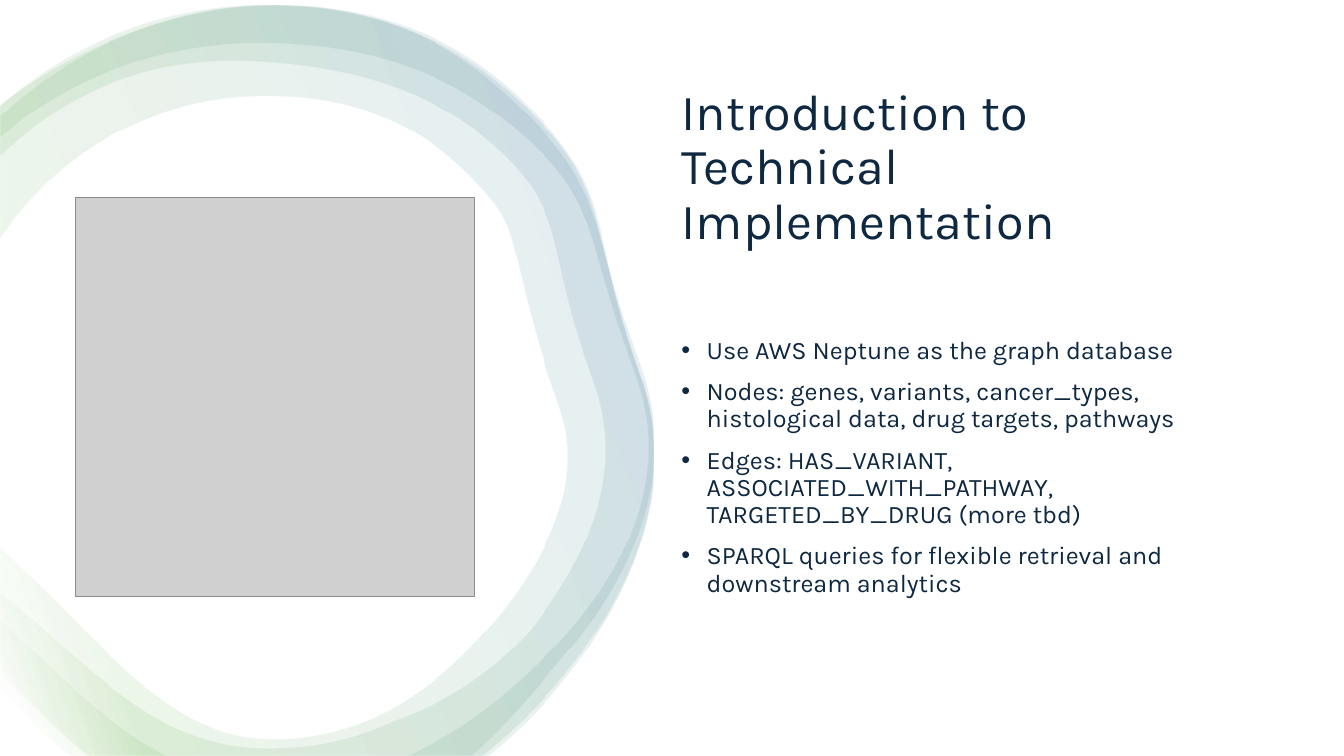
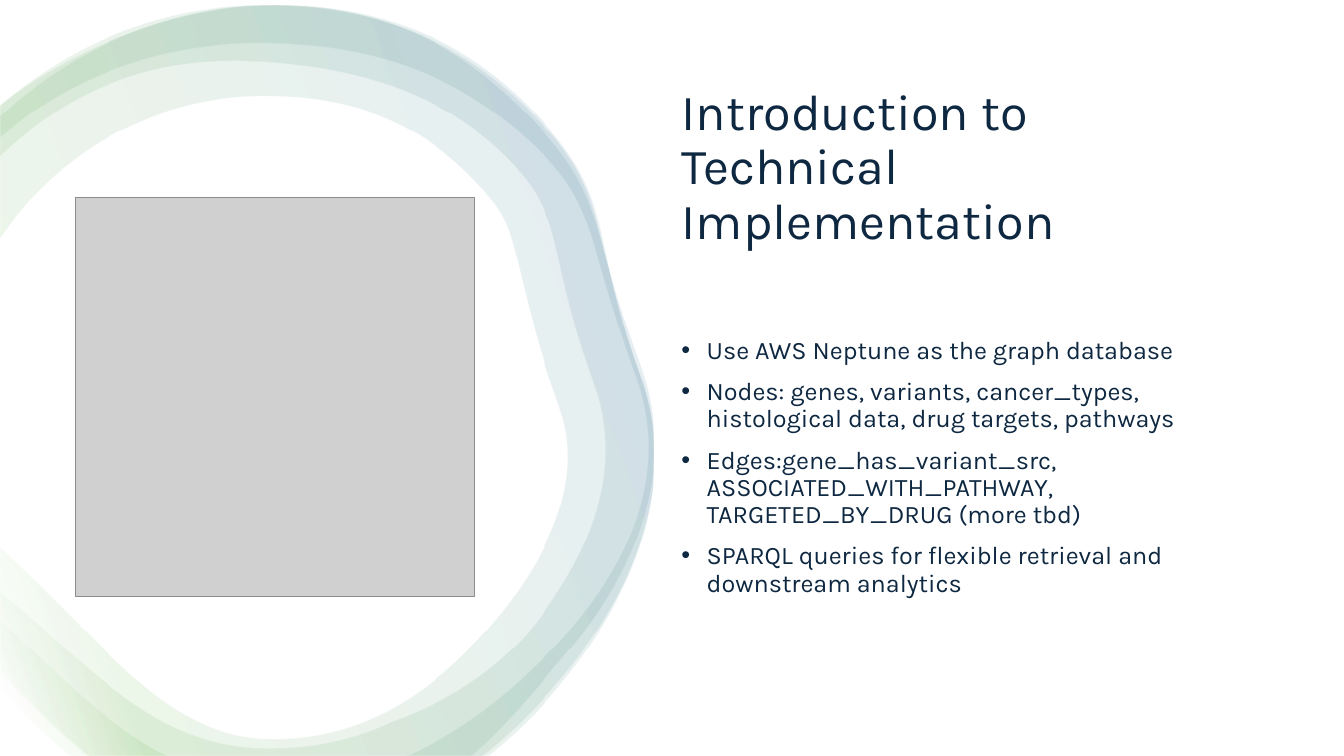
Before and after one commit to collaborativebioinformatics/GeNETwork, a slide deck: slide 3 of Presentation/FinalPresentation_Template.pptx. Drawn at 1344x756 pixels with LibreOffice and Linux fonts; fonts in the diff are those of the drawing; grey boxes stand for pictures. Boxes give left, top, right and bottom in pixels: in the first picture for what was removed or moved away, otherwise in the second. Text is boxed around its words. In the diff, an @@ line names an element or a change of style, - is before the commit and + after.

Commit message:
Edits to the slides

```diff
--- a/Presentation/FinalPresentation_Template.pptx
+++ b/Presentation/FinalPresentation_Template.pptx
@@ text at (x1=707, y1=451, x2=1081, y2=526): text changed @@
-• Edges: HAS_VARIANT, ASSOCIATED_WITH_PATHWAY, TARGETED_BY_DRUG (more tbd)
+• Edges:gene_has_variant_src, ASSOCIATED_WITH_PATHWAY, TARGETED_BY_DRUG (more tbd)
```
